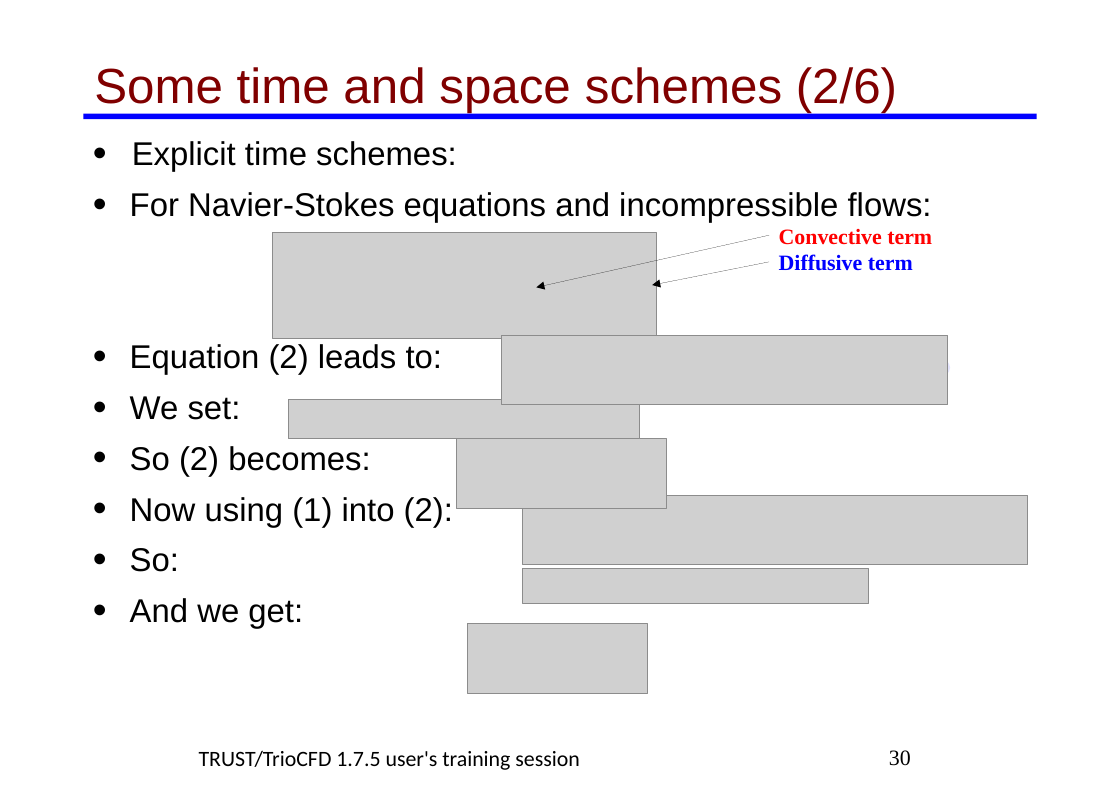
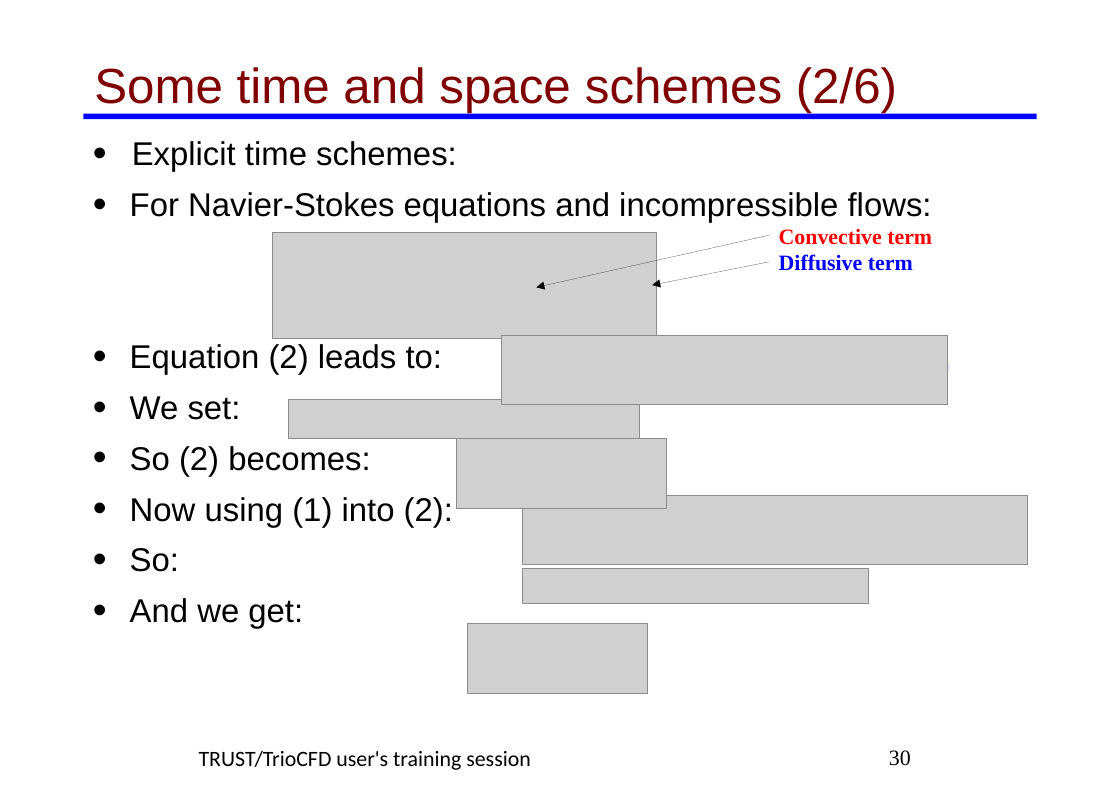
Before and after one commit to cea-trust-platform/trust-code, a slide deck: slide 30 of doc/TRUST/TRUST_and_TrioCFD_presentation.odp. Drawn at 1120x792 pixels with LibreOffice and Linux fonts; fonts in the diff are those of the drawing; grey boxes stand for pictures; background and template pictures are left out. Boxes give left, top, right and bottom in pixels: in the first picture for what was removed or moved away, otherwise in the second. Text is boxed around its words. In the diff, an @@ line names an element or a change of style, - is before the commit and + after.

```diff
--- a/doc/TRUST/TRUST_and_TrioCFD_presentation.odp
+++ b/doc/TRUST/TRUST_and_TrioCFD_presentation.odp
@@ text at [199, 750, 531, 770]: text changed @@
-TRUST/TrioCFD 1.7.5 user's training session
+TRUST/TrioCFD user's training session
```
Also in this commit, not shown: 187 other slides changed, 19 other files.
